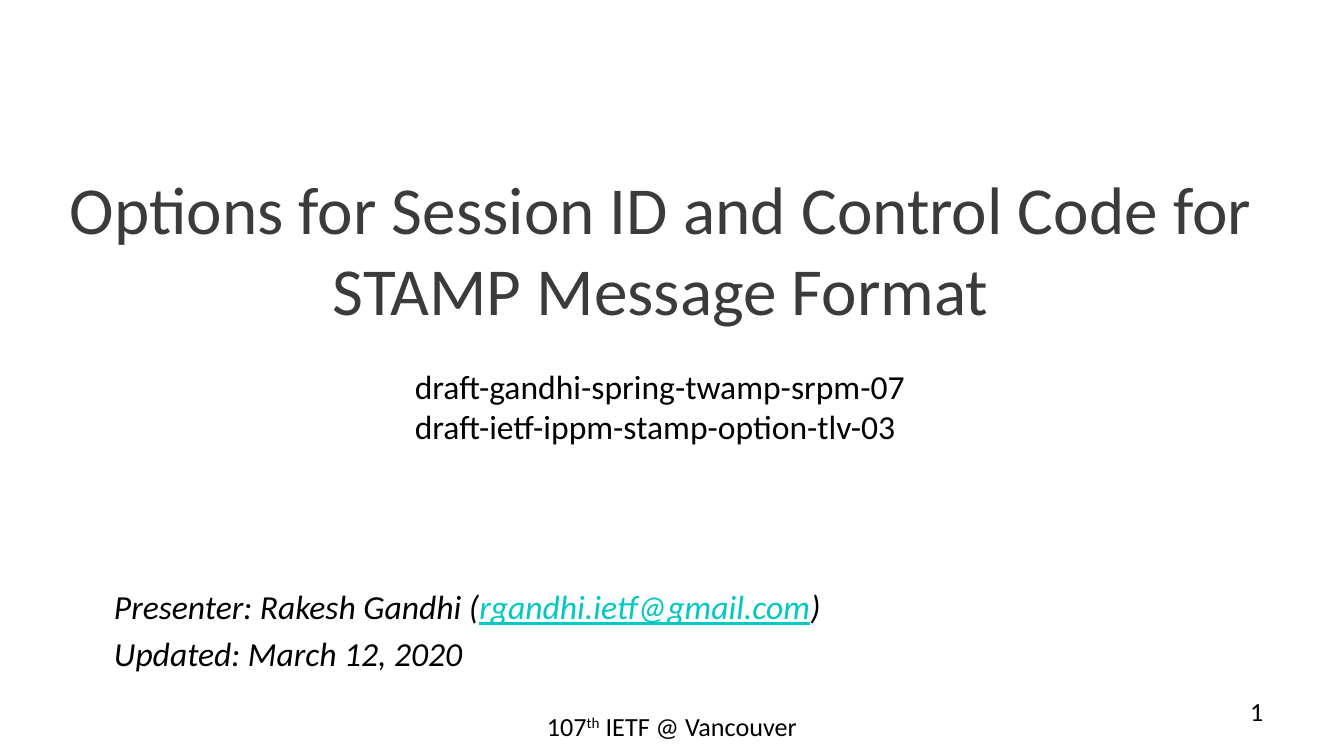
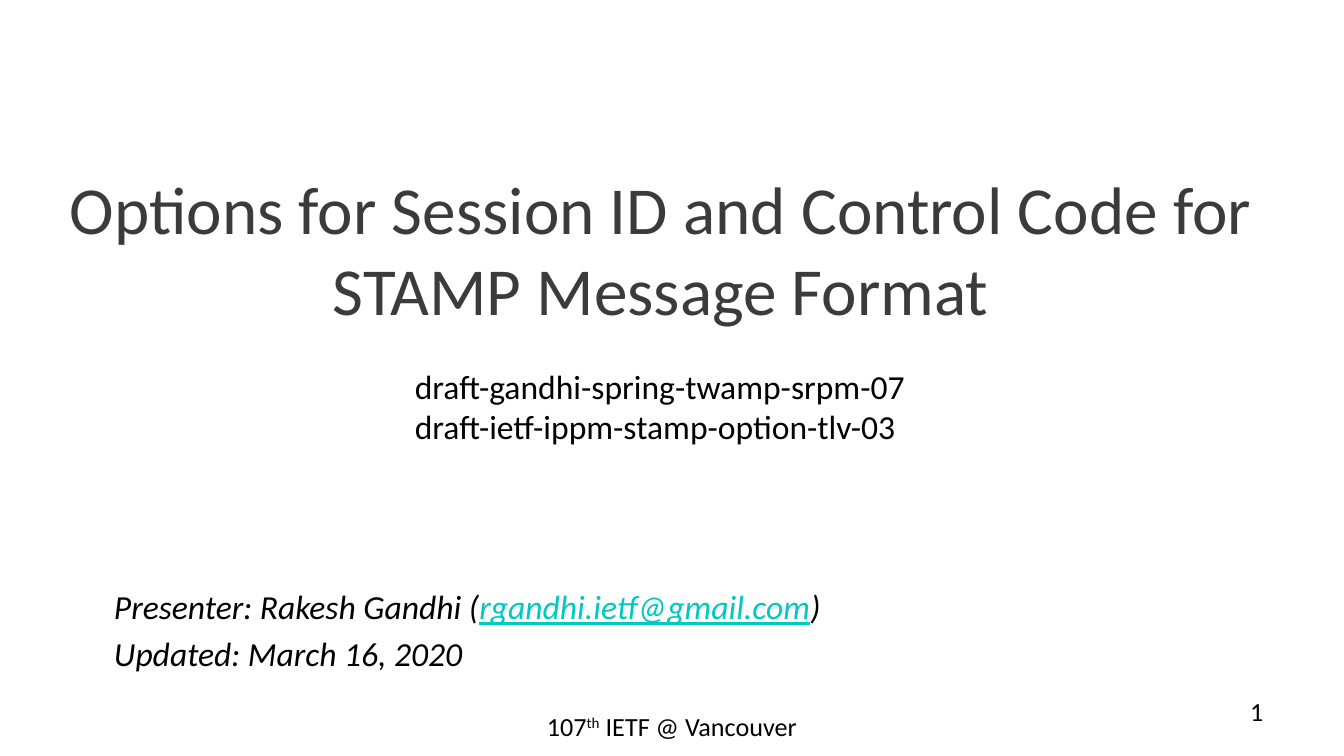
Before and after one commit to rakgandhi/ietf-public, a slide deck: slide 1 of ietf-stamp-session-id-rev1.pptx. Drawn at 1344x756 pixels with LibreOffice and Linux fonts; fonts in the diff are those of the drawing. Boxes give left, top, right and bottom in pixels: in the first picture for what was removed or moved away, otherwise in the second. Text is boxed around its words. In the diff, an @@ line names an element or a change of style, - is before the commit and + after.

```diff
--- a/ietf-stamp-session-id-rev1.pptx
+++ b/ietf-stamp-session-id-rev1.pptx
@@ text at [114, 642, 462, 672]: text changed @@
-Updated: March 12, 2020
+Updated: March 16, 2020
```
Also in this commit, not shown: 5 other slides changed.
